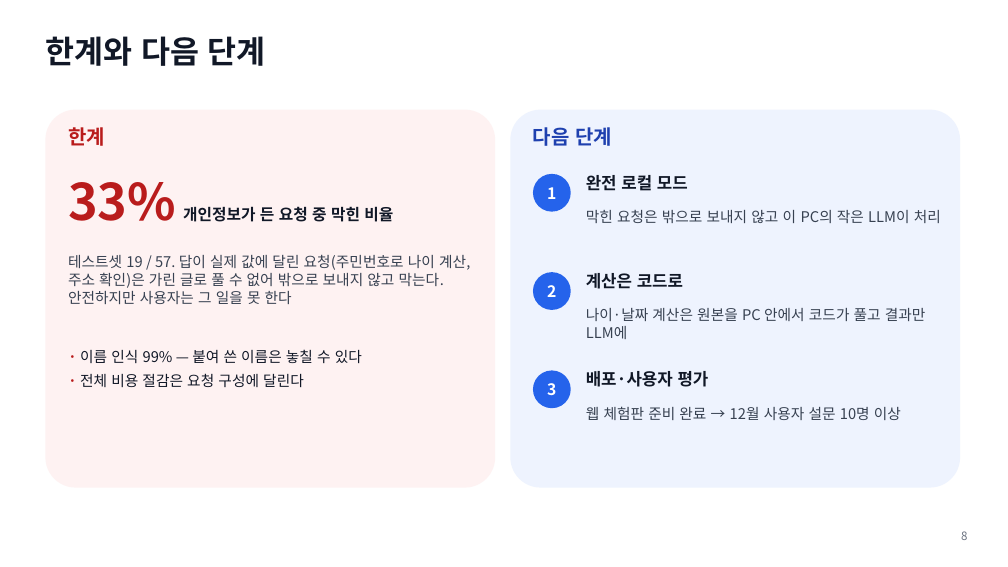
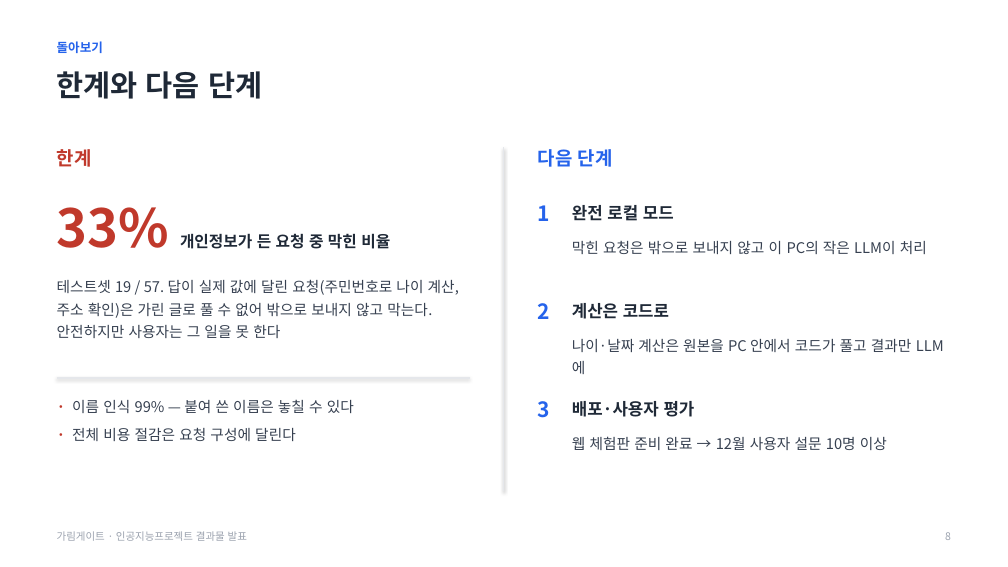
Before and after one commit to baesanggue/ai-gateway, a slide deck: slide 8 of docs/presentation/2026-11-17-garimgate.pptx. Drawn at 1008x567 pixels with LibreOffice and Linux fonts; fonts in the diff are those of the drawing. Boxes give left, top, right and bottom in pixels: in the first picture for what was removed or moved away, otherwise in the second. Text is boxed around its words. In the diff, an @@ line names an element or a change of style, - is before the commit and + after.

```diff
--- a/docs/presentation/2026-11-17-garimgate.pptx
+++ b/docs/presentation/2026-11-17-garimgate.pptx
@@ text added at (57, 41, 103, 53), 12 pt, text #2563EB, bold @@
+돌아보기
@@ text "한계와 다음 단계": place and size @@
-text "한계와 다음 단계" at (45, 36, 266, 66)
+text "한계와 다음 단계" at (57, 71, 262, 99)
@@ text "한계와 다음 단계" at (57, 71, 262, 99): size 30 to 28 pt, text colour #111827 to #1F2937; line spacing 1 to 1.15 @@
@@ rounded rectangle removed at (45, 110, 495, 488) @@
@@ rounded rectangle removed at (510, 110, 960, 488) @@
@@ text "한계": place and size @@
-text "한계" at (68, 127, 105, 146)
+text "한계" at (57, 149, 92, 167)
@@ text "한계" at (57, 149, 92, 167): size 19 to 18 pt, text colour #B91C1C to #C0392B; line spacing 1 to 1.15 @@
@@ line added from (504, 147) to (504, 492), #E5E7EB 1 pt @@
@@ text "다음 단계": place and size @@
-text "다음 단계" at (533, 127, 612, 146)
+text "다음 단계" at (538, 149, 613, 167)
@@ text "다음 단계" at (538, 149, 613, 167): size 19 to 18 pt, text colour #1E40AF to #2563EB; line spacing 1 to 1.15 @@
@@ text "33% 개인정보가 든 요청 중 ...": place and size @@
-text "33% 개인정보가 든 요청 중 ..." at (68, 182, 393, 222)
+text "33% 개인정보가 든 요청 중 ..." at (57, 207, 390, 249)
@@ text "33% 개인정보가 든 요청 중 ..." at (57, 207, 390, 249): size 48 to 50 pt, text colour #B91C1C to #C0392B in "33%"; text colour #111827 to #1F2937 in "개인정보가 든 요청 중 막힌 비율"; line spacing 1 to 1.15 @@
@@ size 15 to 20 pt, text colour #FFFFFF to #2563EB; alignment centre to left; line spacing 1 to 1.15; vertical alignment middle to top; fill #2563EB to none in 3 elements at (538, 303, 550, 319), (538, 401, 550, 418), (538, 205, 550, 221) @@
@@ text "1": place and size @@
-text "1" at (533, 174, 571, 212)
+text "1" at (538, 205, 550, 221)
@@ text "완전 로컬 모드": place and size @@
-text "완전 로컬 모드" at (586, 175, 688, 191)
+text "완전 로컬 모드" at (572, 205, 674, 221)
@@ text "막힌 요청은 밖으로 보내지 않고 ...": place and size @@
-text "막힌 요청은 밖으로 보내지 않고 ..." at (586, 210, 941, 223)
+text "막힌 요청은 밖으로 보내지 않고 ..." at (572, 241, 927, 254)
@@ text "테스트셋 19 / 57. 답이 ...": place and size @@
-text "테스트셋 19 / 57. 답이 ..." at (68, 254, 470, 304)
+text "테스트셋 19 / 57. 답이 ..." at (57, 279, 459, 338)
@@ text "테스트셋 19 / 57. 답이 ..." at (57, 279, 459, 338): line spacing 1 to 1.3 @@
@@ text "2": place and size @@
-text "2" at (533, 272, 571, 310)
+text "2" at (538, 303, 550, 319)
@@ text "계산은 코드로": place and size @@
-text "계산은 코드로" at (586, 273, 683, 289)
+text "계산은 코드로" at (572, 303, 669, 319)
@@ line spacing 1 to 1.25 in 3 elements at (572, 241, 927, 254), (572, 436, 887, 450), (572, 339, 912, 352) @@
@@ text "나이·날짜 계산은 원본을 PC 안에서 ...": place and size @@
-text "나이·날짜 계산은 원본을 PC 안에서 ..." at (586, 308, 926, 339)
+text "나이·날짜 계산은 원본을 PC 안에서 ..." at (572, 339, 912, 352)
@@ line added from (57, 378) to (470, 378), #E5E7EB 1 pt @@
@@ text "· 이름 인식 99% — ...": place and size @@
-text "· 이름 인식 99% — ..." at (80, 349, 362, 387)
+text "· 이름 인식 99% — ..." at (72, 400, 354, 441)
@@ text "· 이름 인식 99% — ..." at (72, 400, 354, 441): text colour #B91C1C to #C0392B in "·", "·"; text colour #111827 to #374151; line spacing 1 to 1.25 @@
@@ text "3": place and size @@
-text "3" at (533, 371, 571, 408)
+text "3" at (538, 401, 550, 418)
@@ text colour #111827 to #1F2937; line spacing 1 to 1.15 in 3 elements at (572, 205, 674, 221), (572, 303, 669, 319), (572, 401, 695, 417) @@
@@ text "배포·사용자 평가": place and size @@
-text "배포·사용자 평가" at (586, 371, 709, 387)
+text "배포·사용자 평가" at (572, 401, 695, 417)
@@ text "웹 체험판 준비 완료 → ...": place and size @@
-text "웹 체험판 준비 완료 → ..." at (586, 406, 901, 420)
+text "웹 체험판 준비 완료 → ..." at (572, 436, 887, 450)
@@ text added at (57, 531, 247, 541), 10 pt, text #9CA3AF @@
+가림게이트 · 인공지능프로젝트 결과물 발표
@@ text "8": place and size @@
-text "8" at (961, 531, 967, 540)
+text "8" at (945, 532, 951, 540)
@@ text "8" at (945, 532, 951, 540): size 11 to 10 pt, text colour #6B7280 to #9CA3AF; line spacing 1 to 1.15 @@
```
Also in this commit, not shown: 8 other slides changed, 5 other files.
